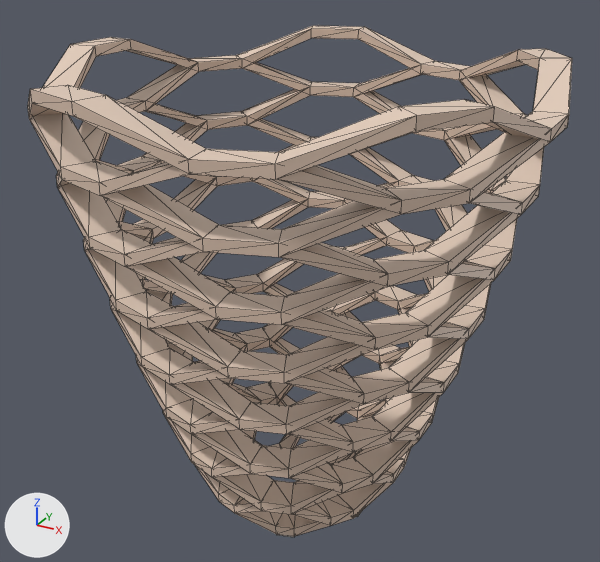
What one commit did to the glTF model landmarks/models/vessel.glb.
Both versions are drawn from a 50 mm camera at (35.6, -64.5, 57.0) aimed at (-0.3, 0.8, 24.3). The lights are fixed; the arrows at lower left show +X, +Y and +Z. The older version comes first. Mesh edges are drawn as thin lines. Vertices at exactly the same position are counted once.

Names of what the first picture shows: 'Vessel'.
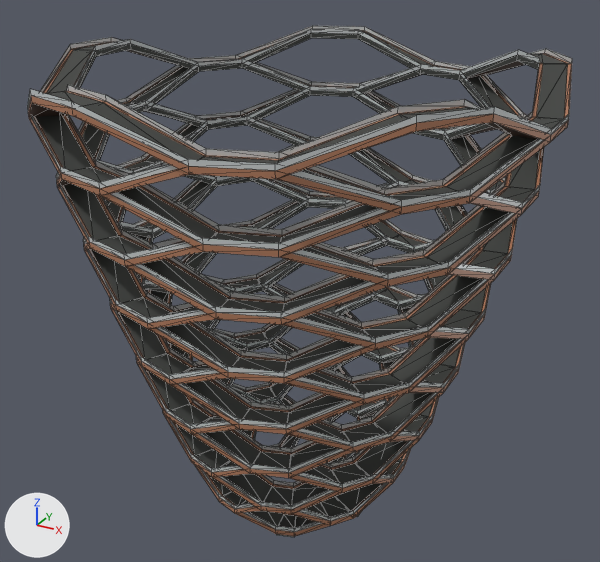
The change, as JSON lines over the scene's bpy script:
```json
{"op": "add", "block": "mat_copper_cladding", "code": ["mat_copper_cladding = principled_material('copper-cladding')", "mat_copper_cladding.base_color = (0.437, 0.198, 0.109)  # brown #b17b5d", "mat_copper_cladding.roughness = 0.48"]}
{"op": "add", "block": "mat_glass_balustrades", "code": ["mat_glass_balustrades = principled_material('glass-balustrades')", "mat_glass_balustrades.base_color = (0.599, 0.632, 0.639)  # light grey #cbd0d1", "mat_glass_balustrades.roughness = 0.3"]}
{"op": "add", "block": "mat_painted_steel", "code": ["mat_painted_steel = principled_material('painted-steel')", "mat_painted_steel.base_color = (0.043, 0.0461, 0.0415)  # dark grey #3a3d39", "mat_painted_steel.roughness = 0.7"]}
{"op": "add", "block": "mat_bronze_undersides", "code": ["mat_bronze_undersides = principled_material('bronze-undersides')", "mat_bronze_undersides.base_color = (0.0718, 0.0399, 0.0278)  # brown #4c382e", "mat_bronze_undersides.roughness = 0.6"]}
{"block": "me_vessel", "where": "# used by ob_vessel; location = (0.0, 0.0, 0.0)"}
{"op": "remove", "block": "me_vessel", "code": "me_vessel.from_pydata(...)  # 684 vertices, 2578 faces; spans x -23.4..22.7, y -23.2..23.2, z 0.0..45.7"}
{"op": "remove", "block": "me_vessel", "code": "me_vessel.materials.append(mat_bronze_walkways)  # beige #e3ccbb"}
{"op": "add", "block": "me_vessel", "code": "me_vessel.from_pydata(...)  # 1356 vertices, 4450 faces; spans x -23.4..22.7, y -23.2..23.2, z 0.0..45.7"}
{"block": "me_vessel", "change": "me_vessel part 1: 672 vertices added at x -23.4..22.7, y -23.2..23.2, z 0.1..45.2"}
{"block": "me_vessel", "change": "me_vessel part 2: 468 faces spanning x -23.4..22.7, y -23.2..23.2, z 0.0..44.7 switch from mat_bronze (beige #ddc3b1) to mat_bronze_undersides (brown #4c382e)"}
{"op": "add", "block": "me_vessel", "code": "me_vessel.materials.append(mat_copper_cladding)  # brown #b17b5d"}
{"op": "add", "block": "me_vessel", "code": "me_vessel.materials.append(mat_painted_steel)  # dark grey #3a3d39"}
{"op": "add", "block": "me_vessel", "code": "me_vessel.materials.append(mat_glass_balustrades)  # light grey #cbd0d1"}
```

Location of each change, (x1, y1, x2, y2) in pixels of the pictures (600 x 562 px):
```json
{"part": 1, "of": "me_vessel", "change": "added", "after": [28, 26, 572, 536]}
{"part": 2, "of": "me_vessel", "change": "recoloured", "before": [29, 50, 545, 422], "after": [29, 50, 545, 422]}
```
